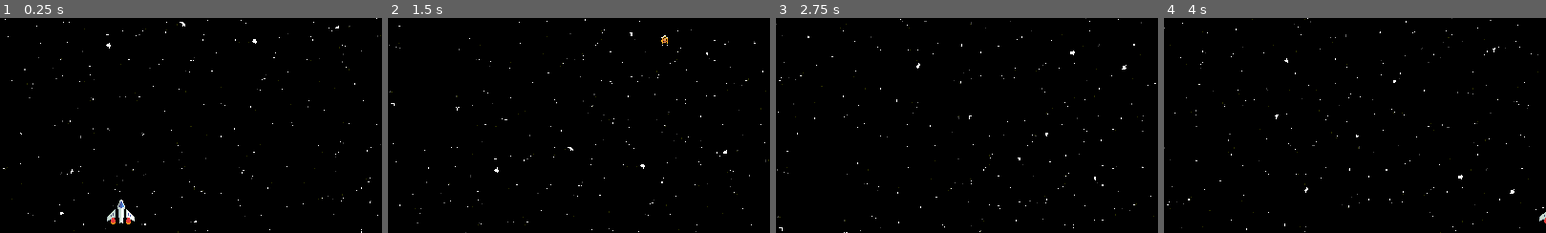
Above: before the commit, frames 1-4 (left to right).
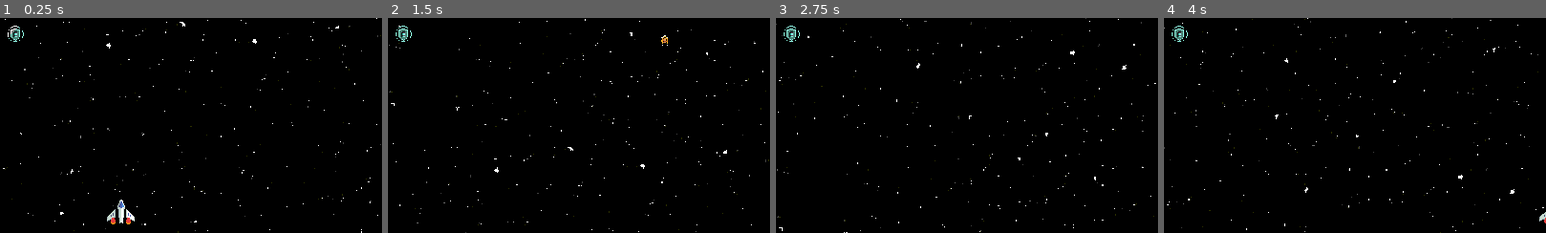
Above: after the commit, the same moments.

Repository: vezer1993/space-shooter-roguelike
Game: Godot game, scene res://Scenes/game.tscn
Same seed, same stepped clock (60 frames per second), same inputs: the game is played once before the commit and once after it.
Inputs:
- Up to frame 1 (0.25 s): no input
- Up to frame 2 (1.5 s): hold D (move_right) 0.53-1.28 s; tap Shift (dodge) at 0.6 s; hold S (move_down) from 1.28 s (still down); tap Space (rotate) at 1.35 s
- Up to frame 3 (2.75 s): release S (move_down) at 2.03 s; hold D (move_right) from 2.03 s (still down); tap Shift (dodge) at 2.1 s
- Up to frame 4 (4 s): release D (move_right) at 2.78 s; hold W (move_forward) 2.78-3.53 s; tap Space (rotate) at 2.85 s; hold A (move_left) from 3.53 s (still down); tap Shift (dodge) at 3.6 s
The pictures show only the part of the screen within x 31-81%, y 25-75%; the shares and areas given below are measured in that part.

The runs differ from the first frame. In frame 1, 0.1% of the frame differs, in the area x 2-7%, y 3-12%; in frame 2, 0.1%; in frame 3, 0.1%; in frame 4, 0.1%.

Commit message:
power_up created

Diff:
--- /dev/null
+++ b/Scenes/Components/PowerUP's/powerup.gd
@@ -0,0 +1,21 @@
+extends Area2D
+
+@export var powerup_type: String = "health"  # "health", "speed", "damage"
+@export var hp_value: int = 25
+@export var xp_value: int
+@export var shield_value: int
+func _ready():
+	body_entered.connect(_on_body_entered)
+
+func _on_body_entered(body):
+	apply_powerup(body)
+	queue_free()
+
+func apply_powerup(player):
+	match powerup_type:
+		"health":
+			player.get_node("HealthShield").increase_max_hp(hp_value)
+		"shield":
+			player.get_node("HealthShield").increase_max_hp(shield_value)
+		"xp":
+			print("Player got +", xp_value, " damage!")
--- /dev/null
+++ b/Scenes/Components/PowerUP's/powerup.tscn
@@ -0,0 +1,132 @@
+[gd_scene load_steps=20 format=3 uid="uid://d0kdjmwt1u5oq"]
+
+[ext_resource type="Script" path="res://Scenes/Components/PowerUP's/powerup.gd" id="1_nn708"]
+[ext_resource type="Texture2D" uid="uid://c063e3hcj3a0f" path="res://Art/Powerups/Shield Generators/PNGs/Pickup Icon - Shield Generator - All around shield.png" id="2_0uiwv"]
+
+[sub_resource type="AtlasTexture" id="AtlasTexture_p2dkm"]
+atlas = ExtResource("2_0uiwv")
+region = Rect2(0, 0, 32, 32)
+
+[sub_resource type="AtlasTexture" id="AtlasTexture_crr0f"]
+atlas = ExtResource("2_0uiwv")
+region = Rect2(32, 0, 32, 32)
+
+[sub_resource type="AtlasTexture" id="AtlasTexture_14s2d"]
+atlas = ExtResource("2_0uiwv")
+region = Rect2(64, 0, 32, 32)
+
+[sub_resource type="AtlasTexture" id="AtlasTexture_h0f5c"]
+atlas = ExtResource("2_0uiwv")
+region = Rect2(96, 0, 32, 32)
+
+[sub_resource type="AtlasTexture" id="AtlasTexture_kx50l"]
+atlas = ExtResource("2_0uiwv")
+region = Rect2(128, 0, 32, 32)
+
+[sub_resource type="AtlasTexture" id="AtlasTexture_ow8jk"]
+atlas = ExtResource("2_0uiwv")
+region = Rect2(160, 0, 32, 32)
+
+[sub_resource type="AtlasTexture" id="AtlasTexture_tk24l"]
+atlas = ExtResource("2_0uiwv")
+region = Rect2(192, 0, 32, 32)
+
+[sub_resource type="AtlasTexture" id="AtlasTexture_gmjo6"]
+atlas = ExtResource("2_0uiwv")
+region = Rect2(224, 0, 32, 32)
+
+[sub_resource type="AtlasTexture" id="AtlasTexture_dfrww"]
+atlas = ExtResource("2_0uiwv")
+region = Rect2(256, 0, 32, 32)
+
+[sub_resource type="AtlasTexture" id="AtlasTexture_wmmm3"]
+atlas = ExtResource("2_0uiwv")
+region = Rect2(288, 0, 32, 32)
+
+[sub_resource type="AtlasTexture" id="AtlasTexture_437ox"]
+atlas = ExtResource("2_0uiwv")
+region = Rect2(320, 0, 32, 32)
+
+[sub_resource type="AtlasTexture" id="AtlasTexture_p8bic"]
+atlas = ExtResource("2_0uiwv")
+region = Rect2(352, 0, 32, 32)
+
+[sub_resource type="AtlasTexture" id="AtlasTexture_bsdue"]
+atlas = ExtResource("2_0uiwv")
+region = Rect2(384, 0, 32, 32)
+
+[sub_resource type="AtlasTexture" id="AtlasTexture_xpei1"]
+atlas = ExtResource("2_0uiwv")
+region = Rect2(416, 0, 32, 32)
+
+[sub_resource type="AtlasTexture" id="AtlasTexture_j1fpg"]
+atlas = ExtResource("2_0uiwv")
+region = Rect2(448, 0, 32, 32)
+
+[sub_resource type="SpriteFrames" id="SpriteFrames_sktn4"]
+animations = [{
+"frames": [{
+"duration": 1.0,
+"texture": SubResource("AtlasTexture_p2dkm")
+}, {
+"duration": 1.0,
+"texture": SubResource("AtlasTexture_crr0f")
+}, {
+"duration": 1.0,
+"texture": SubResource("AtlasTexture_14s2d")
+}, {
+"duration": 1.0,
+"texture": SubResource("AtlasTexture_h0f5c")
+}, {
+"duration": 1.0,
+"texture": SubResource("AtlasTexture_kx50l")
+}, {
+"duration": 1.0,
+"texture": SubResource("AtlasTexture_ow8jk")
+}, {
+"duration": 1.0,
+"texture": SubResource("AtlasTexture_tk24l")
+}, {
+"duration": 1.0,
+"texture": SubResource("AtlasTexture_gmjo6")
+}, {
+"duration": 1.0,
+"texture": SubResource("AtlasTexture_dfrww")
+}, {
+"duration": 1.0,
+"texture": SubResource("AtlasTexture_wmmm3")
+}, {
+"duration": 1.0,
+"texture": SubResource("AtlasTexture_437ox")
+}, {
+"duration": 1.0,
+"texture": SubResource("AtlasTexture_p8bic")
+}, {
+"duration": 1.0,
+"texture": SubResource("AtlasTexture_bsdue")
+}, {
+"duration": 1.0,
+"texture": SubResource("AtlasTexture_xpei1")
+}, {
+"duration": 1.0,
+"texture": SubResource("AtlasTexture_j1fpg")
+}],
+"loop": true,
+"name": &"default",
+"speed": 10.0
+}]
+
+[sub_resource type="CircleShape2D" id="CircleShape2D_qhg7i"]
+
+[node name="HP_Powerup" type="Area2D"]
+script = ExtResource("1_nn708")
+
+[node name="AnimatedSprite2D" type="AnimatedSprite2D" parent="."]
+sprite_frames = SubResource("SpriteFrames_sktn4")
+autoplay = "default"
+frame_progress = 0.17187
+
+[node name="CollisionShape2D" type="CollisionShape2D" parent="."]
+shape = SubResource("CircleShape2D_qhg7i")
+
+[connection signal="body_entered" from="." to="." method="_on_body_entered"]
--- a/Scenes/game.tscn
+++ b/Scenes/game.tscn
@@ -9,6 +9,7 @@
 [ext_resource type="Texture2D" uid="uid://godrmtcv2dhq" path="res://Art/HP & SHIELD/hp_bar_frame.png" id="5_vik1x"]
 [ext_resource type="Texture2D" uid="uid://cy4idk1urdl8p" path="res://Art/HP & SHIELD/hp_bar_fill_green.png" id="6_8uimc"]
 [ext_resource type="Texture2D" uid="uid://brpd8bywddyh" path="res://Art/HP & SHIELD/hp_bar_fill_red.png" id="7_arbu2"]
+[ext_resource type="PackedScene" uid="uid://d0kdjmwt1u5oq" path="res://Scenes/Components/PowerUP's/powerup.tscn" id="10_b5i1f"]
 
 [node name="Game" type="Node2D"]
 
@@ -108,3 +109,6 @@
 offset_right = 400.0
 offset_bottom = 49.0
 value = 100.0
+
+[node name="Powerup" parent="." instance=ExtResource("10_b5i1f")]
+position = Vector2(381, 184)
--- a/Scenes/player_shuttle.tscn
+++ b/Scenes/player_shuttle.tscn
@@ -8,6 +8,7 @@
 [ext_resource type="PackedScene" uid="uid://c36gqnh8ybuwn" path="res://Scenes/Components/EngineEffects/engine_effect_component.tscn" id="6_ci51y"]
 
 [node name="playerShuttle" type="CharacterBody2D"]
+collision_mask = 10
 script = ExtResource("1_f62u2")
 
 [node name="MainShip-Base-FullHealth" type="Sprite2D" parent="."]
--- a/project.godot
+++ b/project.godot
@@ -57,6 +57,7 @@
 2d_physics/layer_1="Player"
 2d_physics/layer_2="Enemise"
 2d_physics/layer_3="PlayerBullets"
+2d_physics/layer_4="powerup"
 
 [rendering]
 
Binary file added: Art/Powerups/Engines/Aseprite/Pickup Icon - Engines - Base Engine.aseprite
Binary file added: Art/Powerups/Engines/Aseprite/Pickup Icon - Engines - Big Pulse Engine.aseprite
Binary file added: Art/Powerups/Engines/Aseprite/Pickup Icon - Engines - Burst Engine.aseprite
Binary file added: Art/Powerups/Engines/Aseprite/Pickup Icon - Engines - Supercharged Engine.aseprite
Binary file added: Art/Powerups/Engines/PNGs/Pickup Icon - Engines - Base Engine.png
Not shown, added: Art/Powerups/Engines/PNGs/Pickup Icon - Engines - Base Engine.png.import
Binary file added: Art/Powerups/Engines/PNGs/Pickup Icon - Engines - Big Pulse Engine.png
Not shown, added: Art/Powerups/Engines/PNGs/Pickup Icon - Engines - Big Pulse Engine.png.import
Binary file added: Art/Powerups/Engines/PNGs/Pickup Icon - Engines - Burst Engine.png
Not shown, added: Art/Powerups/Engines/PNGs/Pickup Icon - Engines - Burst Engine.png.import
Binary file added: Art/Powerups/Engines/PNGs/Pickup Icon - Engines - Supercharged Engine.png
Not shown, added: Art/Powerups/Engines/PNGs/Pickup Icon - Engines - Supercharged Engine.png.import
(and 28 more such lines)
